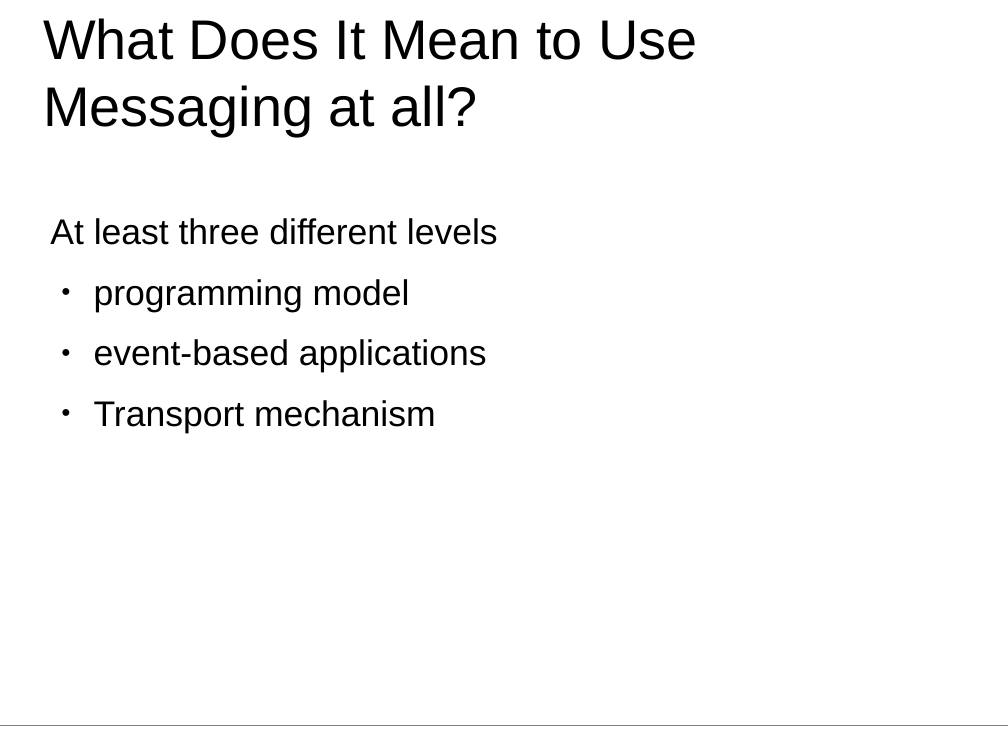
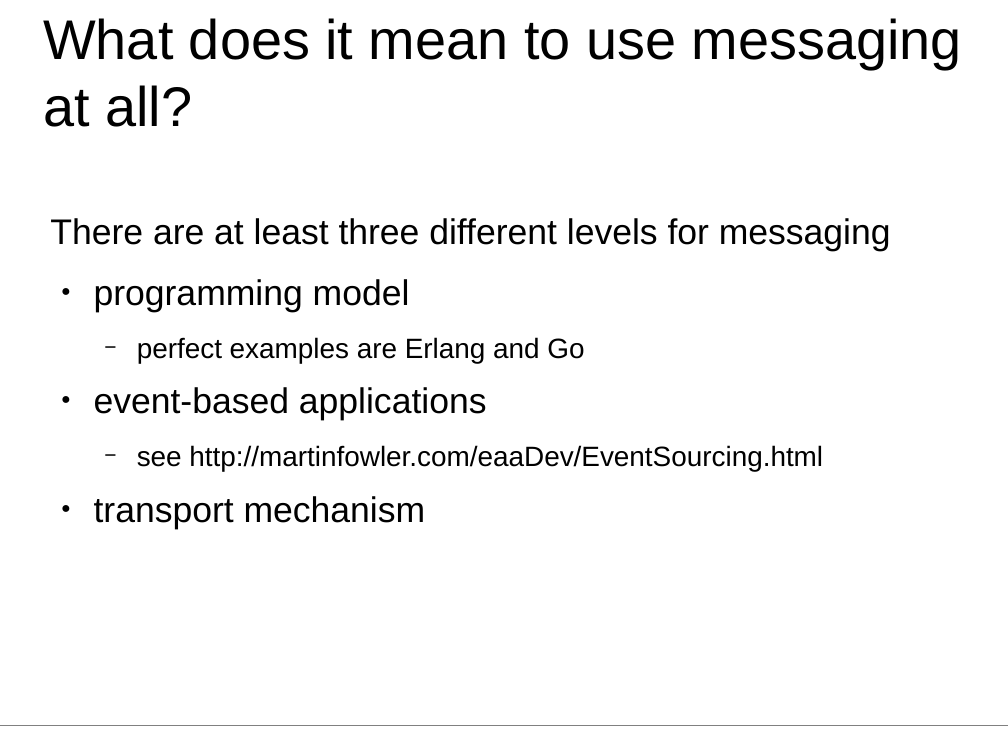
Before and after one commit to aheusingfeld/javaone2012, a slide deck: slide 7 of slides/eai-slides.odp (slide 3 before the commit). Drawn at 1008x756 pixels with LibreOffice and Linux fonts; fonts in the diff are those of the drawing. Boxes give left, top, right and bottom in pixels: in the first picture for what was removed or moved away, otherwise in the second. Text is boxed around its words. In the diff, an @@ line names an element or a change of style, - is before the commit and + after.

```diff
--- a/slides/eai-slides.odp
+++ b/slides/eai-slides.odp
@@ title at box(43, 18, 962, 127): text changed @@
-What Does It Mean to Use Messaging at all?
+What does it mean to use messaging at all?
@@ text at box(50, 218, 891, 251): text changed @@
-At least three different levels
+There are at least three different levels for messaging
@@ text at box(137, 337, 584, 363): paragraph added @@
+  − perfect examples are Erlang and Go
@@ text at box(94, 445, 823, 529): text changed; size 28 to 22 pt @@
-● Transport mechanism
+  − see http://martinfowler.com/eaaDev/EventSourcing.html
+● transport mechanism
```
Also in this commit, not shown: 6 other slides changed, 6 slides added, 2 slides removed, 1 other file.
